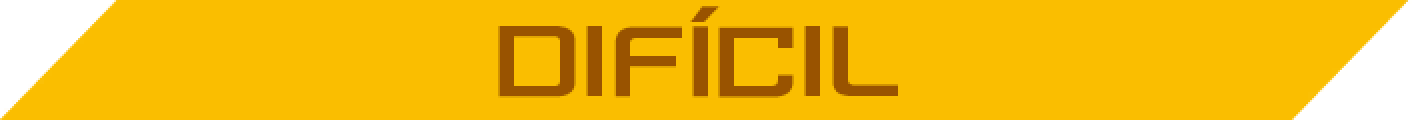
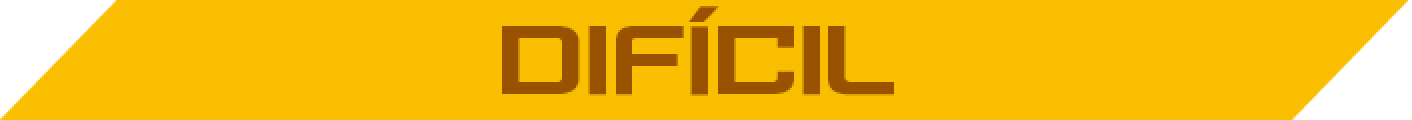
Layered file, before and after one edit (1412 x 120). Changes by layer:
added layer "DIFÍCIL V2" above "HARD V2" over [502, 6, 894, 96]
hid "DIFÍCIL" over [498, 6, 898, 98]
